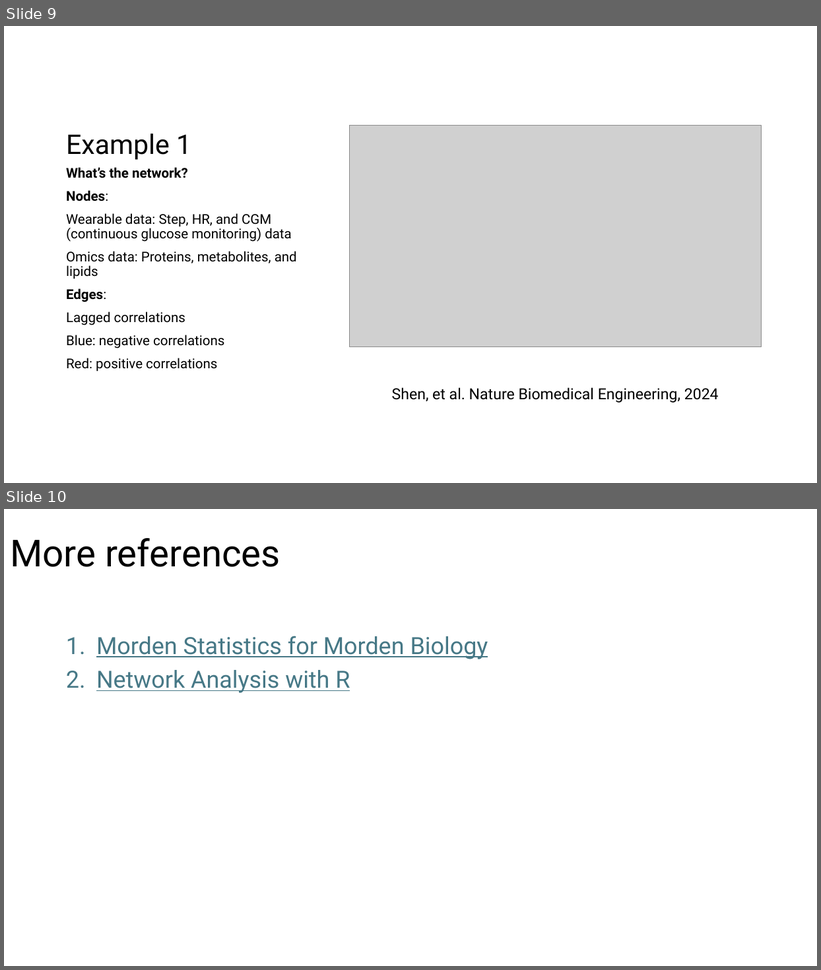
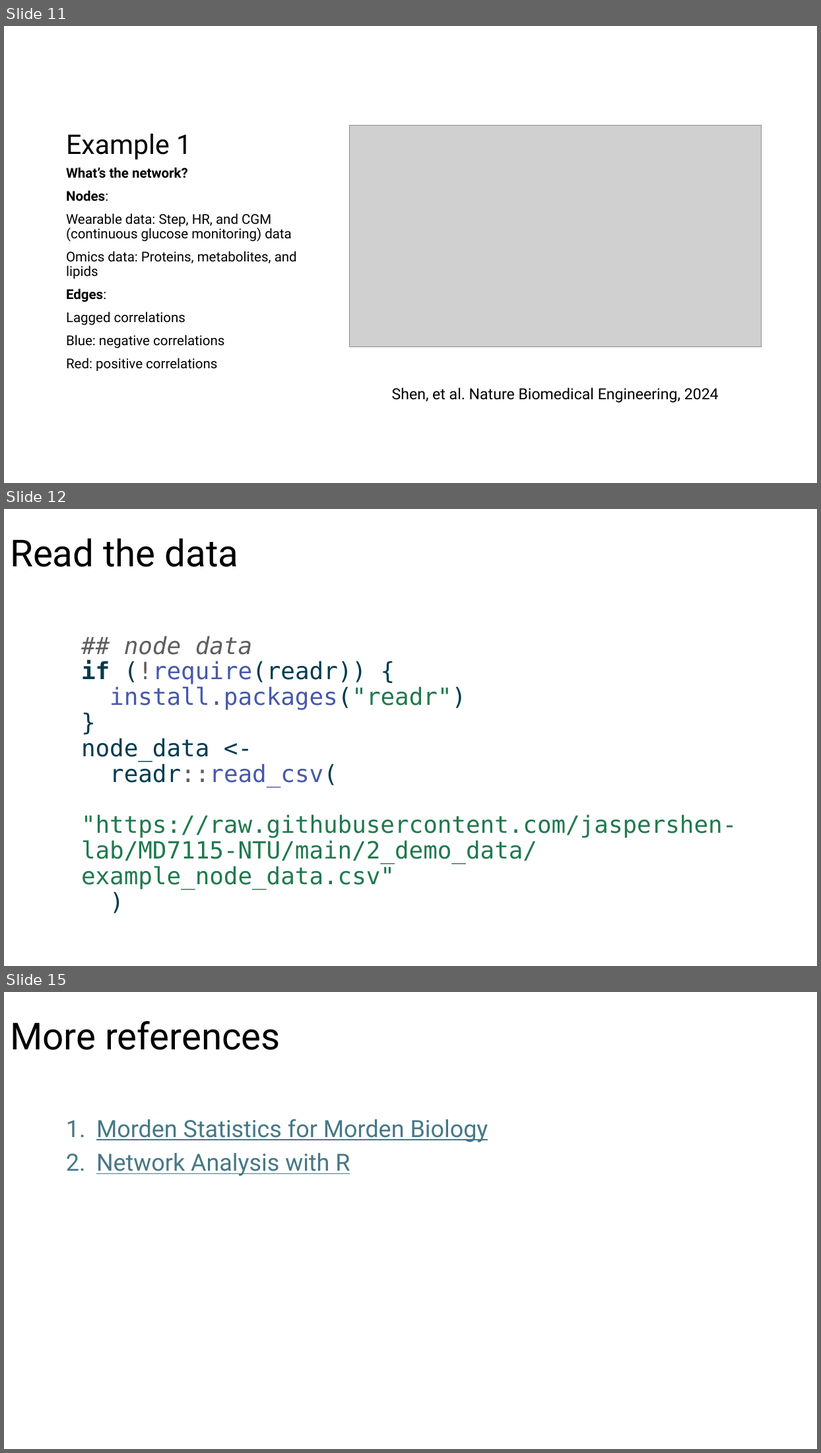
Before and after one commit to jaspershen-lab/MD7115-NTU, a slide deck: 3_materials/MD7115-Xiaotao.pptx. Shown one above the other, each under a label of ours: slides 9 and 10 before the commit, slides 11, 12 and 15 after it; the slides between them are not shown. The pictures are 821x970 and 821x1453 pixels, drawn with LibreOffice and Linux fonts; fonts in the diff are those of the drawing; grey boxes stand for pictures; background and template pictures are left out. Boxes give left, top, right and bottom in pixels: in the first picture for what was removed or moved away, otherwise in the second. Text is boxed around its words. In the diff, an @@ line names an element or a change of style, - is before the commit and + after.

```diff
--- a/3_materials/MD7115-Xiaotao.pptx
+++ b/3_materials/MD7115-Xiaotao.pptx
@@ slide 12 added at <box>4,509,817,966</box>, background #FFFFFF @@
@@ title added at <box>10,538,239,567</box>, 44 pt, text #000000 @@
+Read the data
@@ text added at <box>81,636,737,890</box>, 28 pt, text #20794D @@
+## node data
+if (!require(readr)) {
+install.packages("readr")
+}
+node_data <-
+readr::read_csv(
+"https://raw.githubusercontent.com/jaspershen-lab/MD7115-NTU/main/2_demo_data/example_node_data.csv"
+)
@@ what was slide 9 is now slide 11 @@
@@ what was slide 10 is now slide 15 @@
```
Also in this commit, not shown: 3 slides changed, 4 other slides added, 41 other files.
